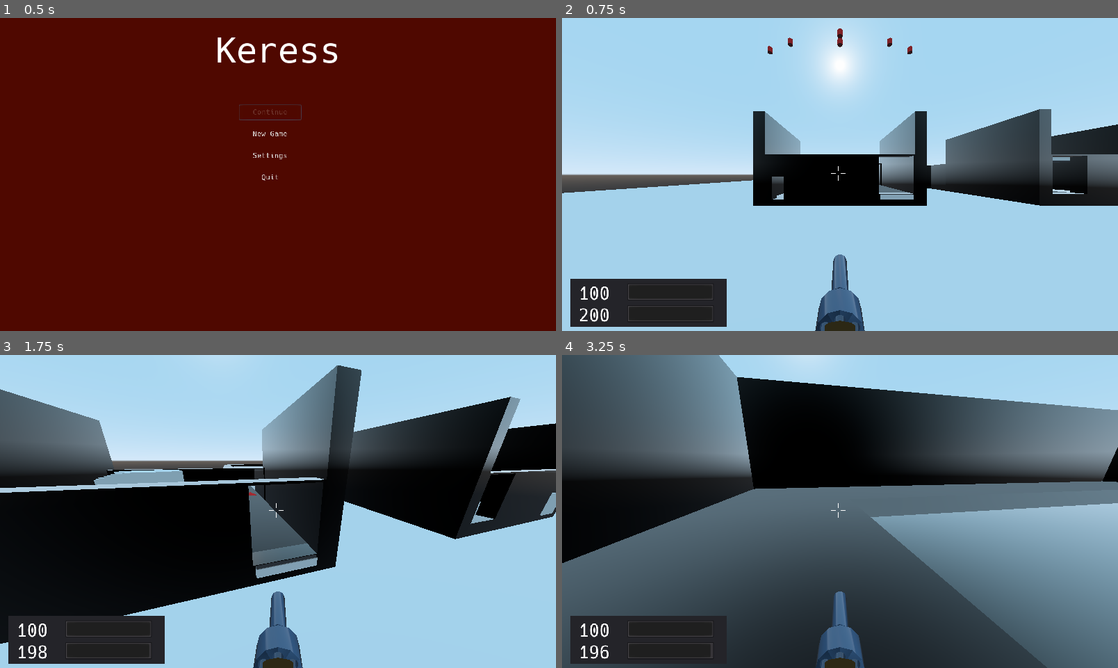
Above: before the commit, frames 1-4 (two rows, left to right).
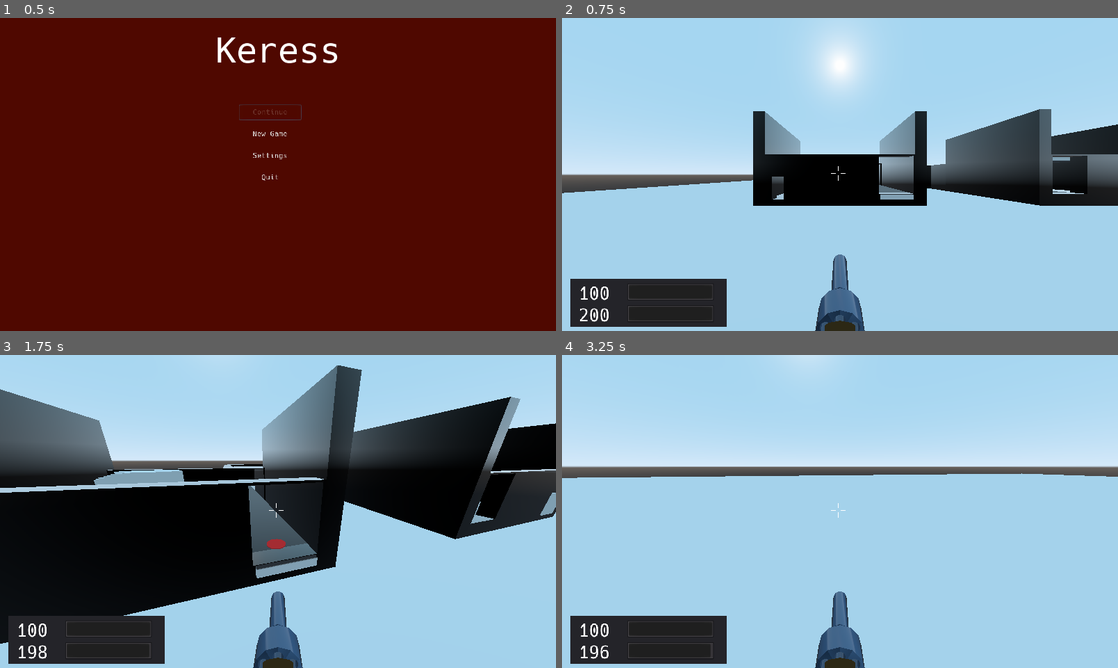
Above: after the commit, the same moments.

Repository: duckinator/keress
Game: Godot game, scene res://menus/MainMenu.tscn
The game is run twice, just before and just after one commit, with the same random seed, the same clock (stepped at 60 frames per second) and the same inputs.
Inputs (mouse positions are in pixels of both pictures, inside the frame that each line leads up to):
- Up to frame 1 (0.5 s): no input
- Up to frame 2 (0.75 s): click "New Game" at 0.5 s
- Up to frame 3 (1.75 s): tap Enter (ui_accept) at 1.25 s; move the mouse to (305, 511) at 1.27 s; press the mouse at (305, 511) at 1.28 s; hold W (movement_forward) from 1.28 s (still down); tap Space (movement_jump) at 1.52 s
- Up to frame 4 (3.25 s): keep holding W (movement_forward); move the mouse to (812, 511) at 2.02 s; release the mouse at (812, 511) at 2.03 s; click (812, 511) at 2.1 s; tap Space (movement_jump) at 2.27 s; move the mouse to (851, 505) at 2.77 s; hold Right mouse button (action_secondary) from 2.78 s (still down); click (851, 505) at 3.05 s

Frame 1 is identical in both runs. In frame 2, 0.1% of the frame differs, in the area x 37-63%, y 3-12%; in frame 3, 0.1%; in frame 4, 85%, in the area x 0-100%, y 0-100%.

Commit message:
uhhh, well the enemies chase you now

Diff:
--- a/src/enemies/enemy1/Enemy1.gd
+++ b/src/enemies/enemy1/Enemy1.gd
@@ -1,6 +1,6 @@
 extends RigidBody
 
-enum { IDLE, SEARCH, ATTACK, EVADE }
+enum { IDLE, CHASE, SEARCH, ATTACK, EVADE }
 
 const MAX_SPEED = 50
 const MAX_HEALTH = 140
@@ -17,7 +17,6 @@
 var last_state = state
 
 var map
-var navigation
 var player
 
 onready var RAYCAST_NAMES = {
@@ -45,10 +44,9 @@
 func _ready():
 	Console.log("Enemy1._ready()")
 	self.mass = MASS
-	#self.mode = MODE_CHARACTER
+	self.mode = MODE_CHARACTER
 
 	map = get_tree().current_scene
-	navigation = map.get_node('Navigation')
 	player = map.get_node('Player')
 
 	set_contact_monitor(true)
@@ -79,14 +77,6 @@
 	apply_central_impulse(Vector3.UP * (1000 * assist))
 
 func _process(delta):
-	# If no Navigation has been assigned, we can't move, so just return.
-	if navigation == null:
-		return
-
-	# If no Player has been assigned, we can't do anything useful, so just return.
-	if player == null:
-		return
-
 	if see_player() or near_player() and not (state == ATTACK or state == EVADE or state == SEARCH):
 		target = player.translation
 		set_state(SEARCH)
@@ -110,47 +100,41 @@
 	return translation.distance_to(player.translation)
 
 func near_player():
+	if player == null:
+		return false
 	return distance_to_player() < 50
 
 func see_player():
+	if player == null:
+		return false
+
 	for key in senses.keys():
 		if key != "hearing" and senses[key] == player:
 			return true
 	return false
 
 func investigate(trans):
-	#Console.log("MOB " + str(self) + " INSTRUCTED TO CHECK " + str(trans))
+	Console.log("MOB " + str(self) + " INSTRUCTED TO CHECK " + str(trans))
 	target = trans
 	set_state(SEARCH)
 
 func idle(delta):
 	pass
 
-var chase_path = null
-var chase_path_offset = 0
 func chase(delta, backoff):
-	if target == null:
+	if target == null or state != SEARCH:
 		return
 
 	var offset = Vector3(rand_range(-backoff, backoff), 0, rand_range(-backoff, backoff))
 
-	if chase_path == null or last_state != state:
-		#chase_path = Map.get_path_curve(translation, target + offset)
-		#chase_path_offset = 0
-		pass
-
-	if chase_path == null:
-		set_state(IDLE)
-		return
-
-	var pos = chase_path.interpolate_baked(chase_path_offset)
-	var diff = pos - translation
-	# HACK: Why is this diff4 nonsense needed? :(
-	var diff4 = diff * 4
-	diff4.y = diff.y
-	apply_central_impulse(diff4)
-	last_velocity = diff4
-	chase_path_offset += 0.5
+	if translation.distance_to(target) < 1:
+		#set_state(ATTACK)
+		return
+
+	var velocity = translation.direction_to(target) * 100
+	Console.log("chase(" + str(delta) + ", " + str(backoff) + "); velocity = " + str(velocity))
+	apply_central_impulse(velocity)
+	last_velocity = velocity
 
 func search(delta):
 	chase(delta, BACKOFF - 2)
--- a/src/items/revolver/Revolver.gd
+++ b/src/items/revolver/Revolver.gd
@@ -49,9 +49,7 @@
 	Noise.emit(get_parent().translation, SOUND_PRIMARY, LOUDNESS_PRIMARY)
 	raycast.force_raycast_update()
 	ammo -= 1
-	Console.log(str(raycast))
 	if raycast.is_colliding():
-		Console.log(str(raycast.is_colliding()))
 		var collider = raycast.get_collider()
 		if collider.has_method("adjust_health"):
 			collider.adjust_health(-DAMAGE)
--- a/src/levels/Level_001.gd
+++ b/src/levels/Level_001.gd
@@ -2,12 +2,12 @@
 
 var mobs = []
 func _ready():
-	Enemies.spawn(Vector3(15, 30, -14))
-	Enemies.spawn(Vector3(10, 30, -12))
-	Enemies.spawn(Vector3(0, 30, -10))
-	Enemies.spawn(Vector3(0, 30, -12))
-	Enemies.spawn(Vector3(-10, 30, -12))
-	Enemies.spawn(Vector3(-15, 30, -14))
+	Enemies.spawn(Vector3(15, 3, -14))
+	Enemies.spawn(Vector3(10, 3, -12))
+	Enemies.spawn(Vector3(0, 3, -10))
+	Enemies.spawn(Vector3(0, 3, -12))
+	Enemies.spawn(Vector3(-10, 3, -12))
+	Enemies.spawn(Vector3(-15, 3, -14))
 
 func can_open_door(door):
 	return (not door.is_exit) or (len(mobs) == 0)
--- a/src/levels/Level_001.tscn
+++ b/src/levels/Level_001.tscn
@@ -23,7 +23,7 @@
 [node name="Enemies" type="Spatial" parent="."]
 
 [node name="Player" parent="." instance=ExtResource( 2 )]
-transform = Transform( 1, 0, 0, 0, 1, 0, 0, 0, 1, 0, 1, 20 )
+transform = Transform( 1, 0, 0, 0, 1, 0, 0, 0, 1, 0, 1, 12 )
 
 [node name="Exit_Door" parent="." instance=ExtResource( 3 )]
 transform = Transform( -1.62921e-07, 0, -1, 0, 1, 0, 1, 0, -1.62921e-07, 30, 1, 6 )
@@ -40,7 +40,7 @@
 [node name="Warehouse" parent="." instance=ExtResource( 6 )]
 
 [node name="FloorStaticBody" type="StaticBody" parent="."]
-transform = Transform( 1, 0, 0, 0, 1, 0, 0, 0, 1, 10, -1, -10 )
+transform = Transform( 1, 0, 0, 0, 1, 0, 0, 0, 1, 10, -1, 10 )
 
 [node name="MeshInstance" type="MeshInstance" parent="FloorStaticBody"]
 transform = Transform( 1, 0, 0, 0, 1, 0, 0, 0, 1, 0, 0, -18.5441 )
--- a/src/systems/AreasOfInterest.gd
+++ b/src/systems/AreasOfInterest.gd
@@ -44,7 +44,7 @@
 	areas.append(rounded)
 	Console.log('AOIs = ' + str(areas))
 
-const MAX_DISTANCE = 20
+const MAX_DISTANCE = 5
 var counter = 0.0
 func _process(delta):
 	if not Game.playing:
